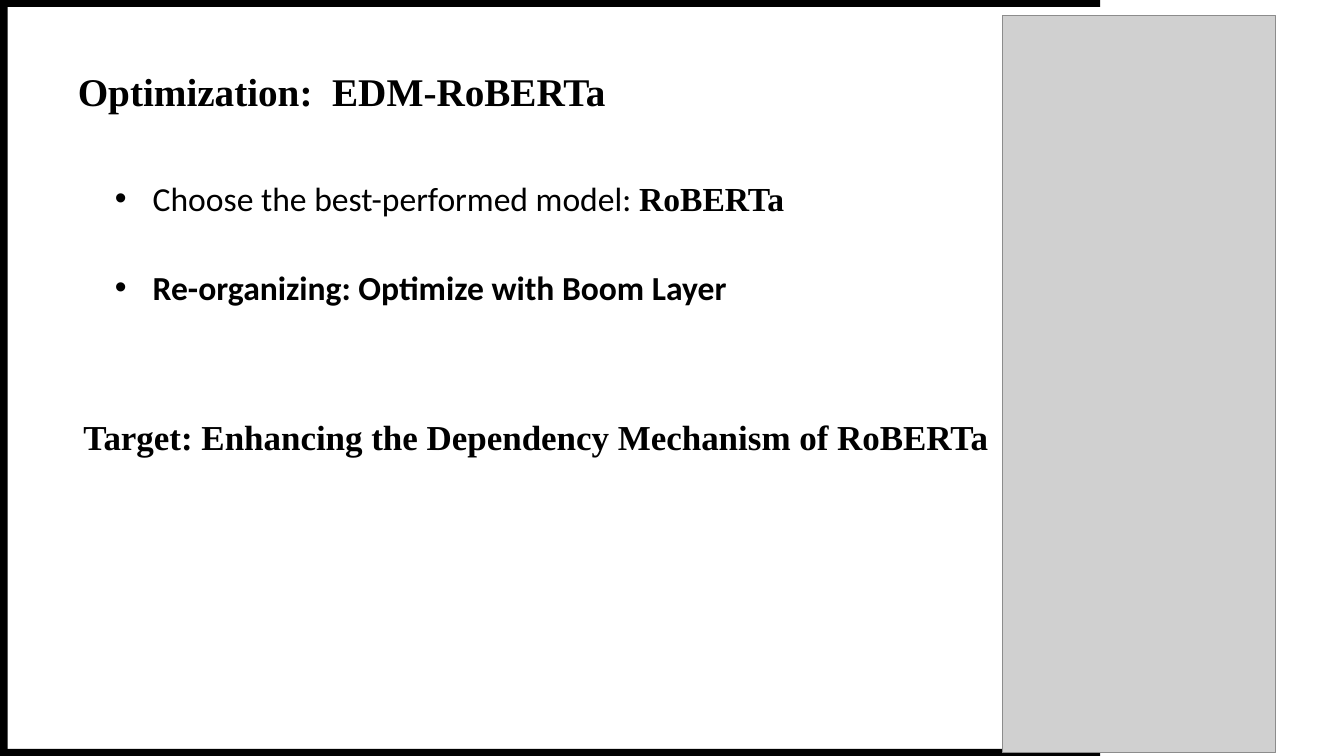
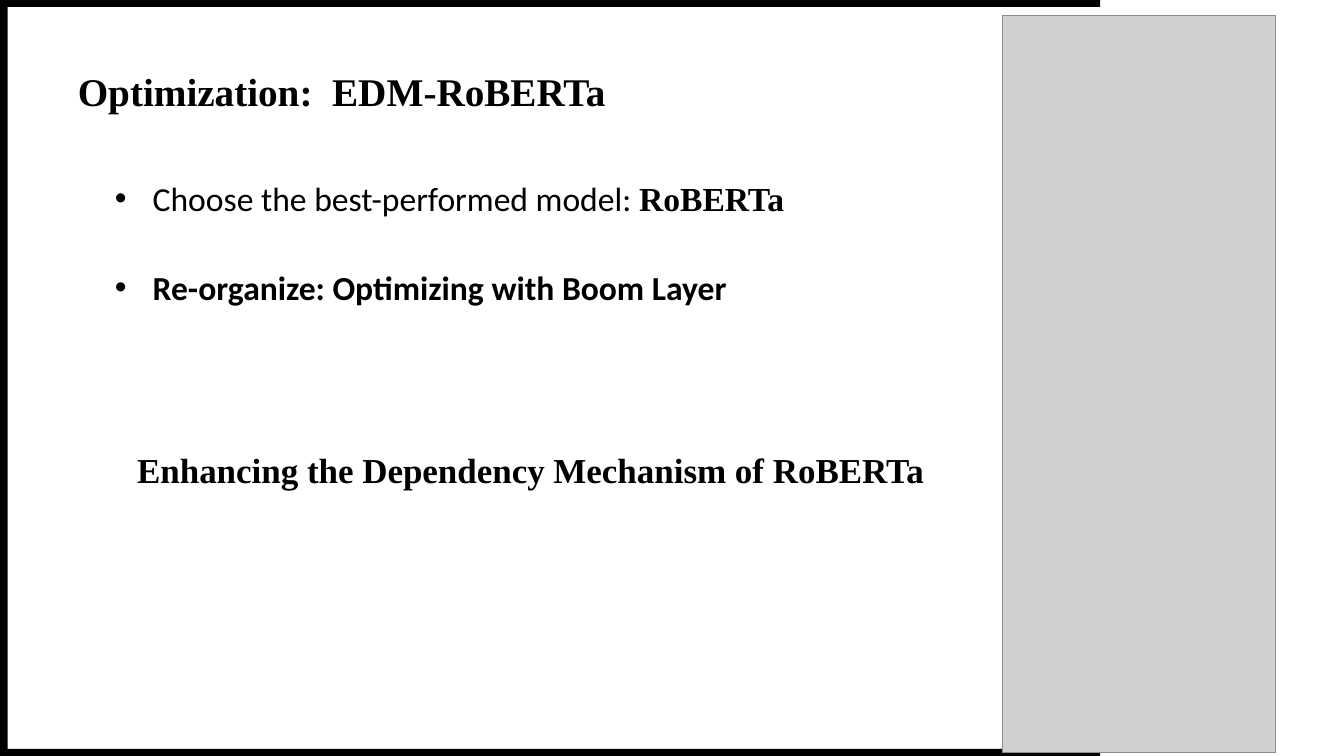
Before and after one commit to theQuert/inlpfun, a slide deck: slide 11 of Lab/投影片.pptx. Drawn at 1344x756 pixels with LibreOffice and Linux fonts; fonts in the diff are those of the drawing; grey boxes stand for pictures. Boxes give left, top, right and bottom in pixels: in the first picture for what was removed or moved away, otherwise in the second. Text is boxed around its words. In the diff, an @@ line names an element or a change of style, - is before the commit and + after.

```diff
--- a/Lab/投影片.pptx
+++ b/Lab/投影片.pptx
@@ text at bbox=[153, 276, 727, 306]: text changed @@
-• Re-organizing: Optimize with Boom Layer
+• Re-organize: Optimizing with Boom Layer
@@ text at bbox=[137, 458, 924, 490]: text changed @@
-Target: Enhancing the Dependency Mechanism of RoBERTa
+Enhancing the Dependency Mechanism of RoBERTa
```
Also in this commit, not shown: 3 other slides changed, 1 slide added, 1 slide removed, 4 other files.
